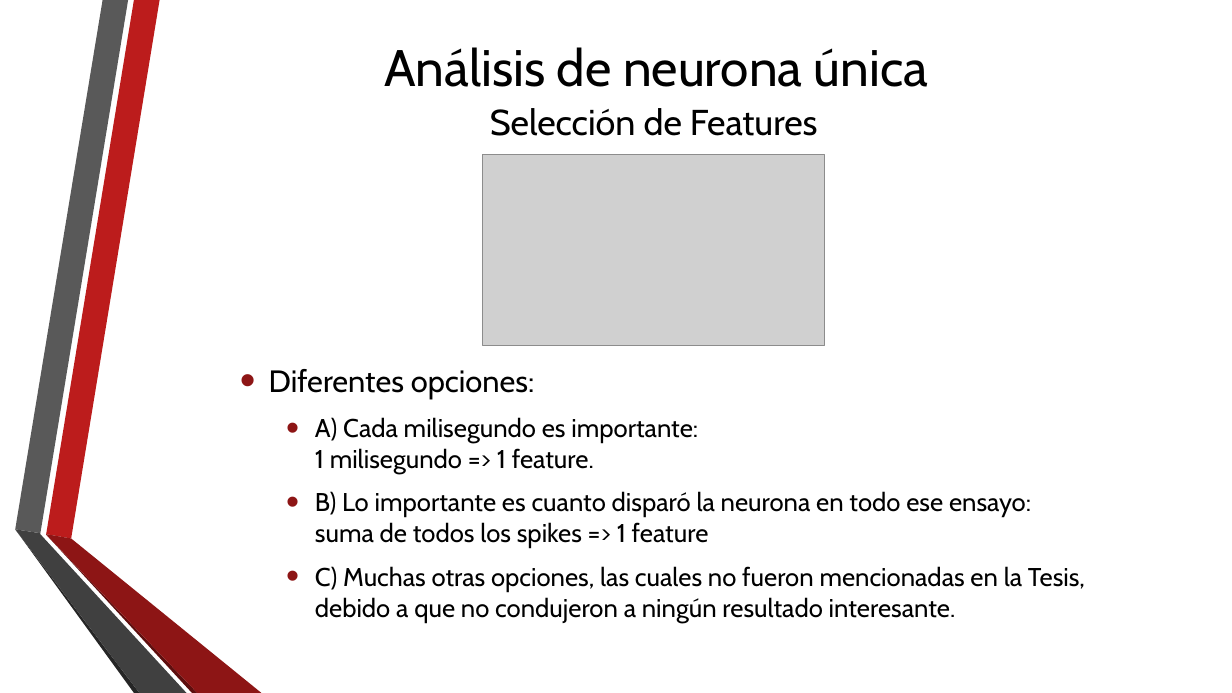
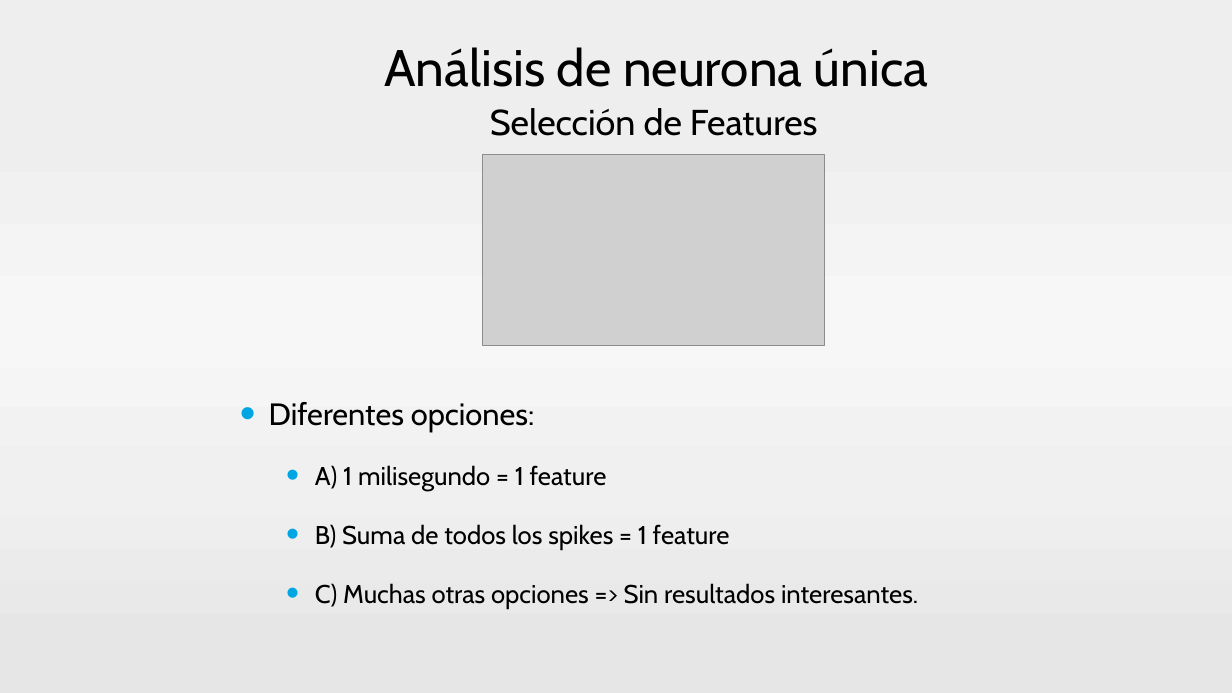
Before and after one commit to neozero86/tesis-megea, a slide deck: slide 20 of Presentacion/PresentacionTesis.pptx (slide 21 before the commit). Drawn at 1232x693 pixels with LibreOffice and Linux fonts; fonts in the diff are those of the drawing; grey boxes stand for pictures; background and template pictures are left out. Boxes give left, top, right and bottom in pixels: in the first picture for what was removed or moved away, otherwise in the second. Text is boxed around its words. In the diff, an @@ line names an element or a change of style, - is before the commit and + after.

```diff
--- a/Presentacion/PresentacionTesis.pptx
+++ b/Presentacion/PresentacionTesis.pptx
@@ background picture (left out) to gradient #EEEEEE to #F1F1F1 to #F7F7F7 to #F0F0F0 to #E6E6E6 @@
@@ text at <box>269,402,535,431</box>: line spacing 1 to 1.5; bullet colour #8D1515 to #00A6E1 @@
@@ text at <box>315,465,918,609</box>: text changed @@
-  • A) Cada milisegundo es importante:
-    1 milisegundo => 1 feature.
-  • B) Lo importante es cuanto disparó la neurona en todo ese ensayo:
-    suma de todos los spikes => 1 feature
-  • C) Muchas otras opciones, las cuales no fueron mencionadas en la Tesis, debido a que no condujeron a ningún resultado interesante.
+  • A) 1 milisegundo = 1 feature
+  • B) Suma de todos los spikes = 1 feature
+  • C) Muchas otras opciones => Sin resultados interesantes.
@@ group removed at <box>15,0,262,693</box>: 6 freeform shapes @@
```
Also in this commit, not shown: 67 other slides changed, 2 slides added, 2 slides removed.
